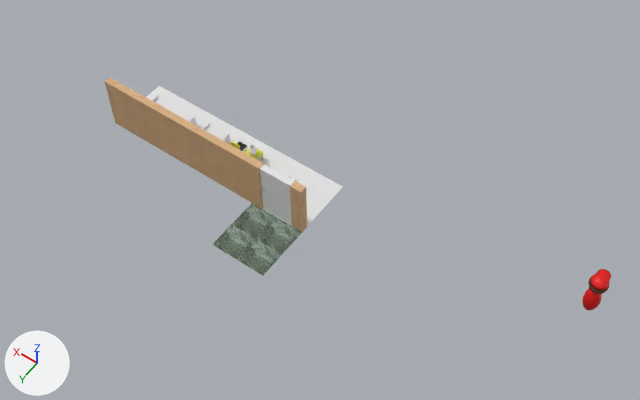
Before and after pictures for a commit that changed the Blender file Blender projects/furniture.blend.
Rendered twice from a 50 mm camera at (-1.49, 15.61, 22.54) aimed at (8.06, 2.23, 1.52). The axes (+X, +Y, +Z) are drawn at lower left. The lights are the same throughout.

In view in the first picture: 'Door', 'Kid', 'Plane.000', 'Plane.001', 'Plane.002', 'Plane.003', 'Plane.004', 'wall', 'wall.001', 'wall.002', 'wall_doorway'.
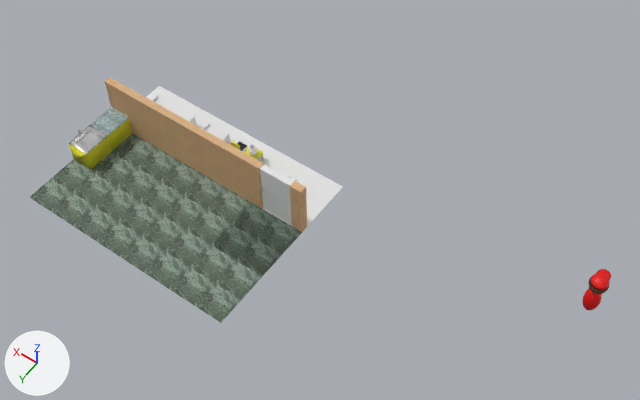
Where the newer file only moved an object's origin or applied its transform, the numbers keep the older frame.

Boxes [x1, y1, x2, y2] around the edits, measured in the pictures (640 x 400 px):
'Plane.009', added
    after: [170, 245, 263, 323]
'Plane.010', added
    after: [120, 215, 212, 289]
'Plane.011', added
    after: [74, 186, 164, 257]
'Plane.006', added
    after: [164, 175, 251, 244]
'Plane.012', added
    after: [30, 159, 117, 226]
'Plane.007', added
    after: [118, 149, 204, 214]
'Plane.008', added
    after: [91, 133, 159, 186]
'worktop_sink', added
    after: [69, 125, 112, 169]
'worktop', added
    after: [90, 107, 132, 151]

The change, as a diff of the scene's bpy script:
```diff
--- a/Blender projects/furniture.blend.py
+++ b/Blender projects/furniture.blend.py
@@ img_black_marble_pxr128_bmp_tif @@
+img_black_marble_pxr128_bmp_tif = load_image('Black_marble_pxr128_bmp.tif', '../Assets/Models/Black_marble_pxr128_bmp.tif', 512, 512, 'Non-Color')
@@ img_black_marble_pxr128_normal_tif @@
+img_black_marble_pxr128_normal_tif = load_image('Black_marble_pxr128_normal.tif', '../Assets/Models/Black_marble_pxr128_normal.tif', 512, 512, 'Non-Color')
@@ img_black_marble_pxr128_tif @@
+img_black_marble_pxr128_tif = load_image('Black_marble_pxr128.tif', '../Assets/Models/Black_marble_pxr128.tif', 512, 512, 'sRGB')
@@ mat_tiles_001 @@
+mat_tiles_001 = bpy.data.materials.new('tiles.001')
+# uses the picture img_black_marble_pxr128_bmp_tif
+# uses the picture img_black_marble_pxr128_normal_tif
+# uses the picture img_black_marble_pxr128_tif
@@ mat_sink_metal @@
+mat_sink_metal = principled_material('sink metal')
+mat_sink_metal.base_color = (0.8, 0.8, 0.8)  # white #e7e7e7
+mat_sink_metal.metallic = 1.0
+mat_sink_metal.roughness = 0.25
@@ me_cube_009 @@
+me_cube_009.from_pydata(...)  # 14 vertices, 9 faces; spans x -1.0..1.0, y -0.5..0.5, z 0.0..2.0
+me_cube_009.polygons.foreach_set('use_smooth', [True] * 9)
+# faces by material slot: [4, 5]
+me_cube_009.materials.append(mat_tiles_001)
+me_cube_009.materials.append(mat_wood)  # its picture is missing
@@ me_cube_007 @@
+me_cube_007.from_pydata(...)  # 183 vertices, 165 faces; spans x -1.0..1.0, y -0.5..0.5, z 0.0..2.64
+me_cube_007.polygons.foreach_set('use_smooth', [True] * 165)
+# faces by material slot: [155, 5, 5]
+me_cube_007.materials.append(mat_sink_metal)  # white #e7e7e7
+me_cube_007.materials.append(mat_tiles_001)
+me_cube_007.materials.append(mat_wood)  # its picture is missing
@@ ob_worktop @@
+ob_worktop = bpy.data.objects.new('worktop', me_cube_009)
+ob_worktop.location = (16.06, 3.12, 0.0)
+ob_worktop.scale = (0.4, 1.0, 0.4)
@@ ob_worktop_sink @@
+ob_worktop_sink = bpy.data.objects.new('worktop_sink', me_cube_007)
+ob_worktop_sink.location = (16.06, 4.12, 0.0)
+ob_worktop_sink.scale = (0.4, 1.0, 0.4)
@@ ob_plane_012 @@
+ob_plane_012 = bpy.data.objects.new('Plane.012', me_plane_004)
+ob_plane_012.location = (15.46, 5.62, 0.0)
+ob_plane_012.rotation_euler = (0.0, 0.0, -1.571)  # degrees (0, 0, -90)
@@ ob_plane_011 @@
+ob_plane_011 = bpy.data.objects.new('Plane.011', me_plane_004)
+ob_plane_011.location = (13.46, 5.62, 0.0)
+ob_plane_011.rotation_euler = (0.0, 0.0, -1.571)  # degrees (0, 0, -90)
@@ ob_plane_010 @@
+ob_plane_010 = bpy.data.objects.new('Plane.010', me_plane_004)
+ob_plane_010.location = (11.46, 5.62, 0.0)
+ob_plane_010.rotation_euler = (0.0, 0.0, -1.571)  # degrees (0, 0, -90)
@@ ob_plane_009 @@
+ob_plane_009 = bpy.data.objects.new('Plane.009', me_plane_004)
+ob_plane_009.location = (9.46, 5.62, 0.0)
+ob_plane_009.rotation_euler = (0.0, 0.0, -1.571)  # degrees (0, 0, -90)
@@ ob_plane_008 @@
+ob_plane_008 = bpy.data.objects.new('Plane.008', me_plane_004)
+ob_plane_008.location = (15.46, 3.62, 0.0)
+ob_plane_008.rotation_euler = (0.0, 0.0, -1.571)  # degrees (0, 0, -90)
@@ ob_plane_007 @@
+ob_plane_007 = bpy.data.objects.new('Plane.007', me_plane_004)
+ob_plane_007.location = (13.46, 3.62, 0.0)
+ob_plane_007.rotation_euler = (0.0, 0.0, -1.571)  # degrees (0, 0, -90)
@@ ob_plane_006 @@
+ob_plane_006 = bpy.data.objects.new('Plane.006', me_plane_004)
+ob_plane_006.location = (11.46, 3.62, 0.0)
+ob_plane_006.rotation_euler = (0.0, 0.0, -1.571)  # degrees (0, 0, -90)
```
